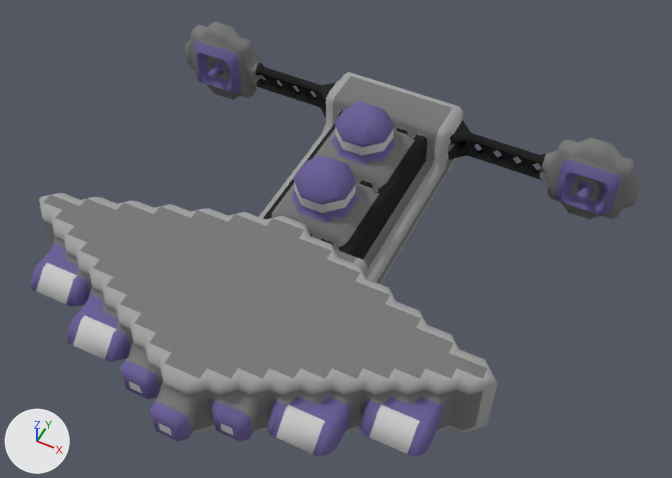
What one commit did to the OBJ model src/jsMain/resources/meshes/usa-5-maryland-class.obj.
One viewpoint serves both versions: a 50 mm lens placed at (26.6, -47.1, 66.1), pointed at (2.4, 1.3, 5.6). Every picture has the same lights, and +X, +Y and +Z are marked at lower left. Where no turn or scale is listed for an object, it has been applied to the vertices.

The first picture shows 'usa-5-maryland-class'.
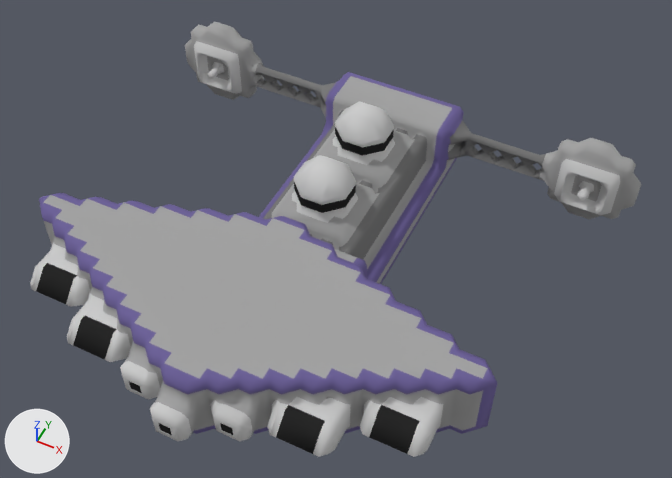
Location of each change, [x1, y1, x2, y2] in pixels of the pictures (672 x 478 px; the box of a moved part takes in the faces that stretch with it):
part 1 of me_usa_5_maryland_class, moved or reshaped: before [320, 86, 466, 201]; after [312, 86, 384, 238]
part 2 of me_usa_5_maryland_class, moved or reshaped: before [569, 174, 603, 212]; after [562, 174, 578, 205]
part 3 of me_usa_5_maryland_class, moved or reshaped: before [414, 398, 423, 404]; after [321, 398, 330, 404]
part 4 of me_usa_5_maryland_class, surface changed: [30, 24, 641, 457] in both

The edits, one by one:
me_usa_5_maryland_class is used by ob_usa_5_maryland_class; location (0.0, 0.0, 0.0).
me_usa_5_maryland_class had 2104 vertices, 3841 faces and spanned x -24.5..24.5, y -21.5..21.5, z 0.0..11.0.
me_usa_5_maryland_class now has 2105 vertices, 3838 faces and spans x -24.5..24.5, y -21.5..21.5, z 0.0..11.0.
me_usa_5_maryland_class part 1: 4 vertices moved from x -2.0..2.0, y 2.5..14.0, z 7.0..10.0 to x -2.0..2.0, y 2.0..13.8, z 7.2..10.5; 7 vertices removed from x -7.5..7.0, y 8.0..20.5, z 5.5..7.2; 5 vertices added at x -7.0..2.0, y 0.3..20.5, z 3.5..7.2.
me_usa_5_maryland_class part 2: 2 vertices removed from x 19.0..21.0, y 18.0, z 3.0..6.0; 2 vertices added at x 18.5, y 18.0, z 3.5..5.5.
me_usa_5_maryland_class part 3: 2 vertices removed from x 7.8..15.7, y -16.0..-12.0, z 4.7..8.2; 2 vertices added at x 9.7..15.7, y -15.0..-12.0, z 4.7..8.2.
me_usa_5_maryland_class part 4: 3330 kept faces spanning x -24.5..24.5, y -21.5..21.5, z 0.0..11.0 get new texture (UV) coordinates.
